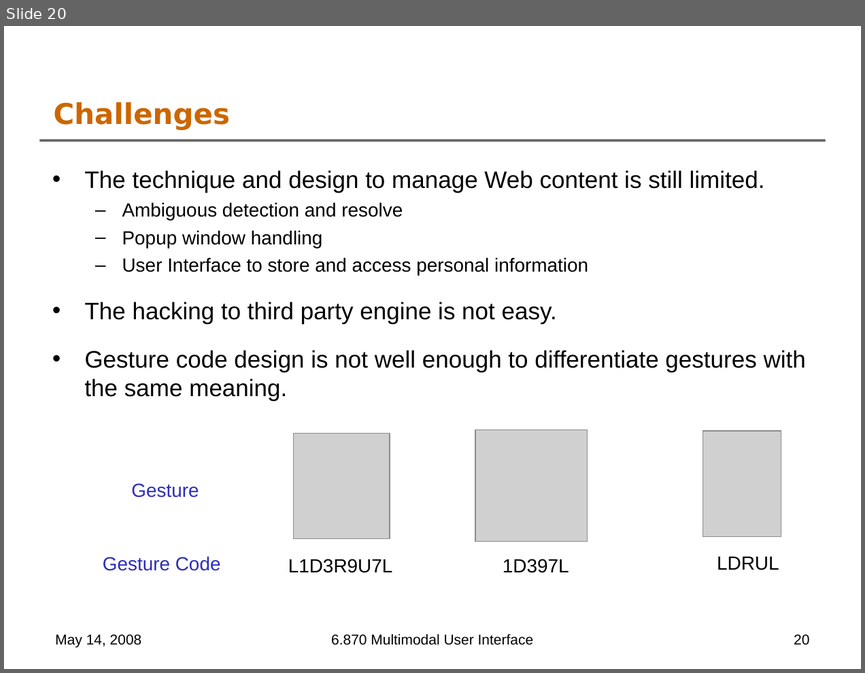
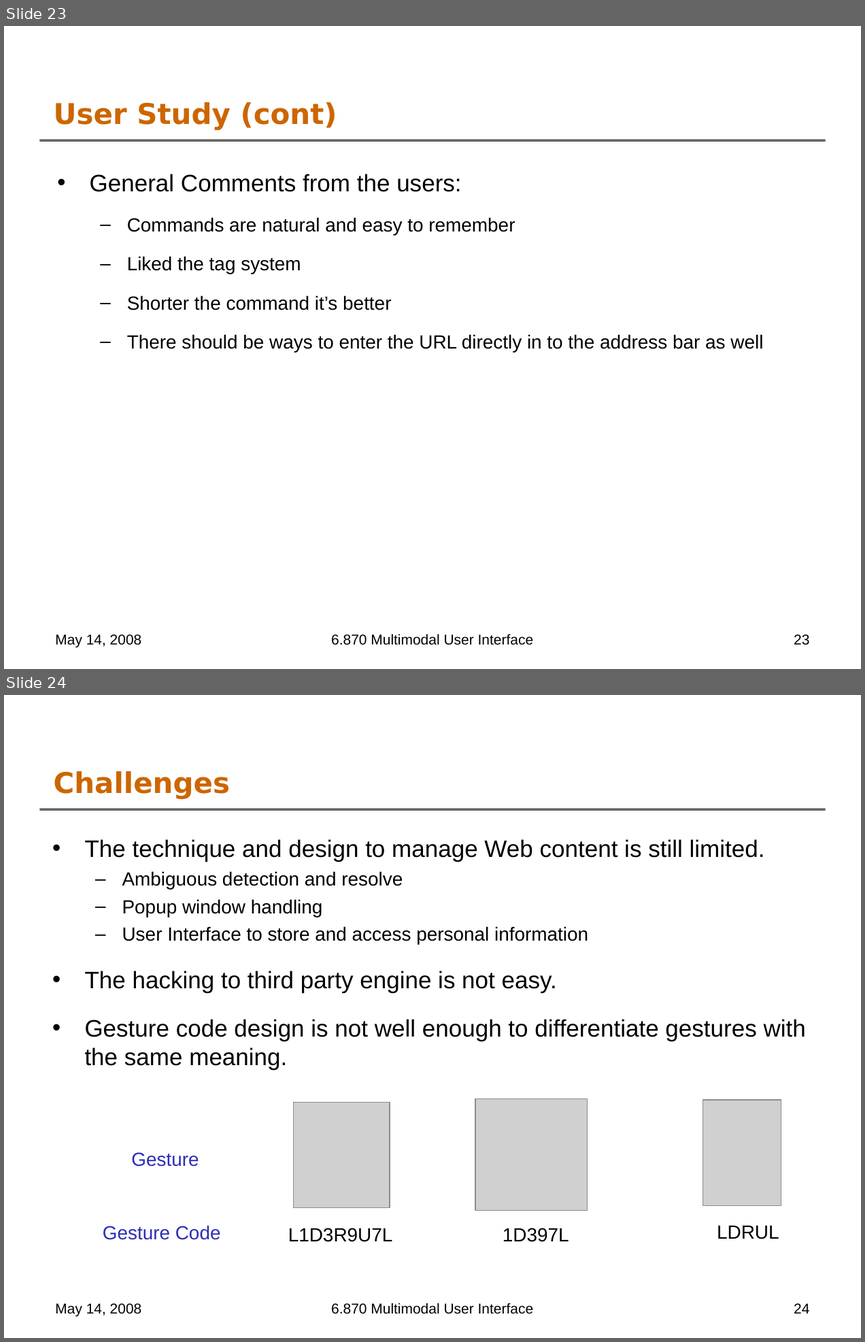
Before and after one commit to oshanis/webnnel, a slide deck: docs/6.870 Final Project Presentation.ppt. Shown one above the other, each under a label of ours: slide 20 before the commit, slides 23 and 24 after it. The pictures are 865x673 and 865x1342 pixels, drawn with LibreOffice and Linux fonts; fonts in the diff are those of the drawing; grey boxes stand for pictures; background and template pictures are left out. Boxes give left, top, right and bottom in pixels: in the first picture for what was removed or moved away, otherwise in the second. Text is boxed around its words. In the diff, an @@ line names an element or a change of style, - is before the commit and + after.

```diff
--- a/docs/6.870 Final Project Presentation.ppt
+++ b/docs/6.870 Final Project Presentation.ppt
@@ slide 23 added at (4,26,861,669), background #FFFFFF; not listed: 1 template element that a slide beside it also shows @@
@@ title added at (54,102,337,130), 24 pt, text #CC6600, bold @@
+User Study (cont)
@@ text added at (90,174,763,352), 16 pt, text #000000 @@
+• General Comments from the users:
+  – Commands are natural and easy to remember
+  – Liked the tag system
+  – Shorter the command it’s better
+  – There should be ways to enter the URL directly in to the address bar as well
@@ text added at (55,634,142,647), 12 pt, text #000000 @@
+May 14, 2008
@@ text added at (331,633,534,645), 12 pt, text #000000 @@
+6.870 Multimodal User Interface
@@ page number added at (793,634,809,645), 12 pt, text #000000 @@
+23
@@ what was slide 20 is now slide 24 @@
@@ page number at (793,1303,809,1313): text changed @@
-20
+24
```
Also in this commit, not shown: 9 slides changed, 3 other slides added.
